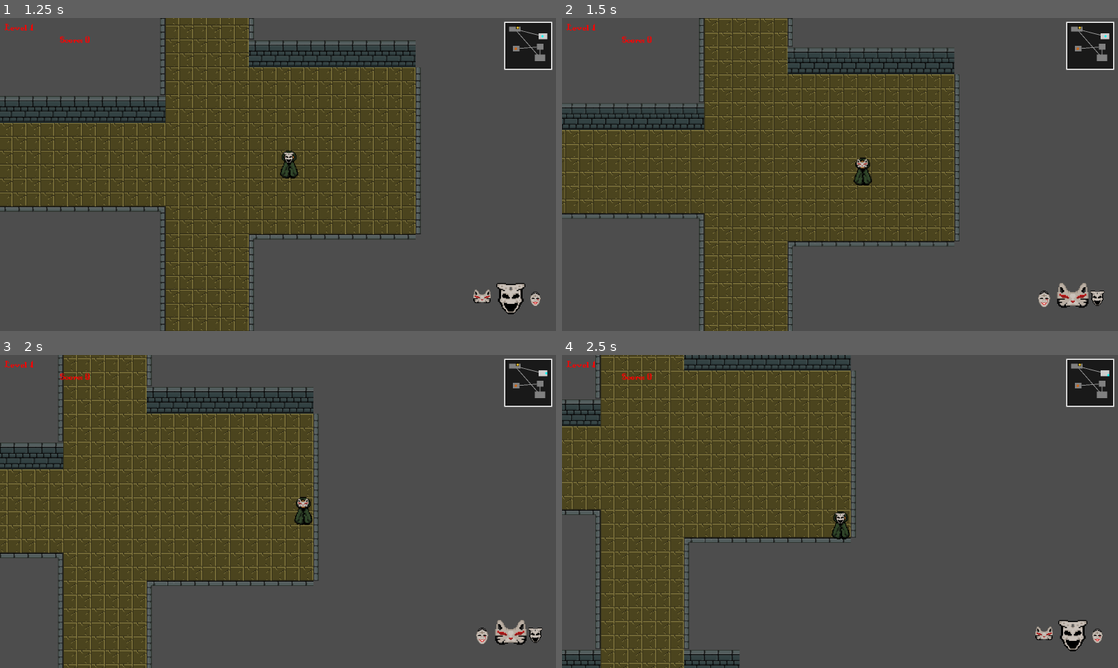
Above: before the commit, frames 1-4 (two rows, left to right).
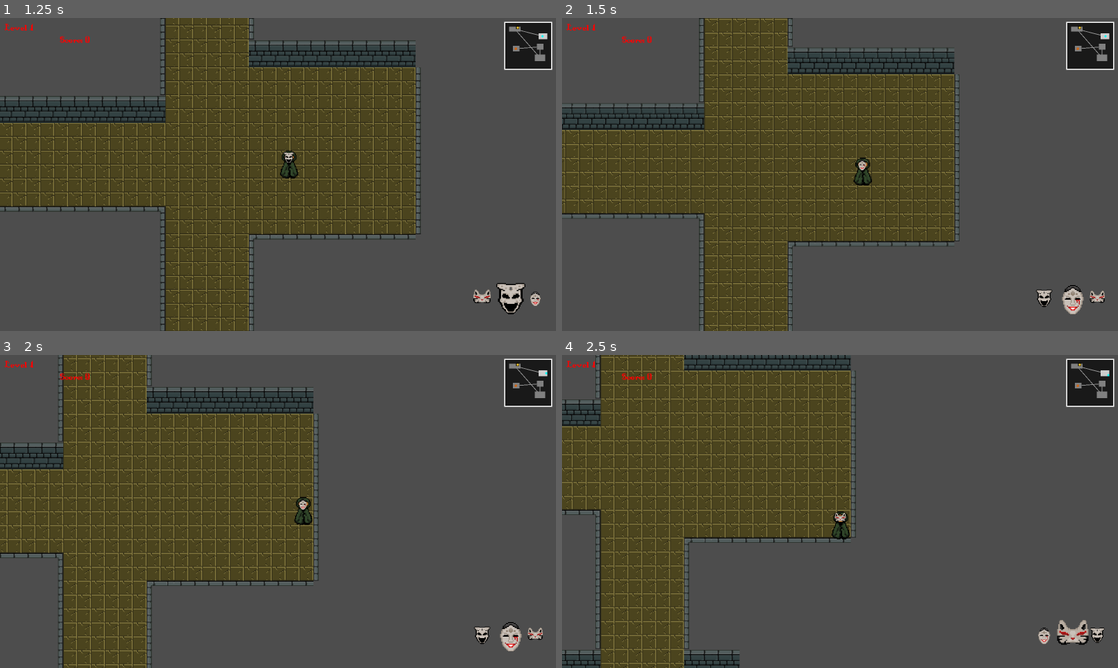
Above: after the commit, the same moments.

Repository: afilipovski/masked-descent
Game: Godot game, scene res://scenes/ui/main_menu.tscn
Same seed, same stepped clock (60 frames per second), same inputs: the game is played once before the commit and once after it.
Inputs:
- Up to frame 1 (1.25 s): click "PLAY" at 0.5 s
- Up to frame 2 (1.5 s): tap Enter (ui_accept) at 1.25 s; hold D (move_right) from 1.28 s (still down); tap Tab (cycle_mask) at 1.35 s
- Up to frame 3 (2 s): keep holding D (move_right); tap Enter (ui_accept) at 1.52 s
- Up to frame 4 (2.5 s): release D (move_right) at 2.03 s; hold S (move_down) from 2.03 s (still down); tap E (Interact) at 2.1 s; tap Enter (ui_accept) at 2.27 s; tap Tab (cycle_mask) at 2.3 s

Frame 1 is identical in both runs. In frame 2, 0.6% of the frame differs, in the area x 53-98%, y 45-95%; in frame 3, 0.6%; in frame 4, 0.6%, in the area x 49-98%, y 50-95%.

Commit message:
Feat: Bossfight final

Diff:
--- a/constants/masks.gd
+++ b/constants/masks.gd
@@ -3,7 +3,8 @@
 enum Type {
     MELEE,
     RANGED,
-    MOBILITY
+    MOBILITY,
+    BOSS
 }
 
 const MASK_DATA = {
@@ -21,6 +22,11 @@
         "name": "Mobility Mask",
         "can_attack": false,
         "attack_type": "stealth"
+    },
+    Type.BOSS: {
+        "name": "Boss Mask",
+        "can_attack": true,
+        "attack_type": "boss_laser"
     }
 }
 
--- a/scenes/boss.tscn
+++ b/scenes/boss.tscn
@@ -310,11 +310,12 @@
 [sub_resource type="CircleShape2D" id="CircleShape2D_jncid"]
 radius = 140.0
 
-[node name="Node2D" type="Node2D" unique_id=1861257543]
+[node name="Node2D2" type="Node2D" unique_id=1861257543]
 
 [node name="boss" type="CharacterBody2D" parent="." unique_id=39052010]
 collision_layer = 4
 collision_mask = 15
+safe_margin = 2.615
 script = ExtResource("1_2cdgk")
 
 [node name="CollisionShape2D" type="CollisionShape2D" parent="boss" unique_id=482710018]
--- a/scenes/boss_room.tscn
+++ b/scenes/boss_room.tscn
@@ -2003,7 +2003,7 @@
 layer_2/name = "Layer1"
 layer_2/y_sort_origin = 2
 layer_2/z_index = 2
-layer_2/tile_data = PackedInt32Array(-196614, 1048579, 9, -2 …(716 unchanged characters)… , 1835009, 1, -131058, 1835009, 0, 917510, 1835009, 0, 917509, 1769473, 0, 983045, 1769473, 1, 983046, 1835009, 1, 917515, 1703937, 26, 917516, 1769473, 26, 917 …(2538 unchanged characters)…
+layer_2/tile_data = PackedInt32Array(-196614, 1048579, 9, -2 …(716 unchanged characters)… , 1835009, 1, -131058, 1835009, 0, 917515, 1703937, 26, 917516, 1769473, 26, 917 …(2538 unchanged characters)…
 layer_3/name = "Layer3"
 layer_3/z_index = 4
 layer_3/tile_data = PackedInt32Array(131066, 1310721, 31, 196602, 1310721, 32, 262138, 1310721, 33, 131067, 1376257, 31 …(936 unchanged characters)…
--- a/scenes/bullet.tscn
+++ b/scenes/bullet.tscn
@@ -1,6 +1,6 @@
 [gd_scene format=3 uid="uid://beenxo0abgyb0"]
 
-[ext_resource type="Script" uid="uid://cfihb46a0f3vq" path="res://scenes/bullet.gd" id="1_y25gk"]
+[ext_resource type="Script" uid="uid://cfihb46a0f3vq" path="res://scripts/boss/bullet.gd" id="1_y25gk"]
 [ext_resource type="Texture2D" uid="uid://durkixdchrgla" path="res://assets/Mecha-stone Golem 0.1/weapon PNG/arm_projectile_glowing.png" id="2_l5glv"]
 
 [sub_resource type="AtlasTexture" id="AtlasTexture_y25gk"]
@@ -57,6 +57,8 @@
 size = Vector2(30, 10)
 
 [node name="bullet" type="Area2D" unique_id=223004450]
+z_index = 10
+scale = Vector2(2, 2)
 script = ExtResource("1_y25gk")
 
 [node name="AnimatedSprite2D" type="AnimatedSprite2D" parent="." unique_id=911642275]
--- a/scenes/main.tscn
+++ b/scenes/main.tscn
@@ -10,6 +10,7 @@
 [ext_resource type="Script" uid="uid://c32twut0orgx4" path="res://scripts/score_ui.gd" id="2_score_ui"]
 [ext_resource type="Script" uid="uid://cg3nobg4uifa" path="res://scripts/player.gd" id="3_j7wrs"]
 [ext_resource type="Script" uid="uid://dk4t7c5bkmj33" path="res://scripts/level_flow.gd" id="4_level_flow"]
+[ext_resource type="PackedScene" uid="uid://dsntk08imjg58" path="res://scenes/boss.tscn" id="5_boss_scene"]
 [ext_resource type="Texture2D" uid="uid://0rcyg17w1i88" path="res://assets/wall-n.png" id="4_wall_n"]
 [ext_resource type="Texture2D" uid="uid://bu510rq3khy0q" path="res://assets/main_character.png" id="5_04qyp"]
 [ext_resource type="Script" uid="uid://c7qk5anmpq1im" path="res://scripts/dungeon_generator.gd" id="5_o6xl0"]
@@ -119,6 +120,7 @@
 [node name="Root3" type="Node2D" unique_id=1359679254]
 script = ExtResource("4_level_flow")
 boss_room_scene = ExtResource("6_boss_room")
+boss_scene = ExtResource("5_boss_scene")
 
 [node name="UI" type="CanvasLayer" parent="." unique_id=139768032]
 
--- a/scripts/boss/boss.gd
+++ b/scripts/boss/boss.gd
@@ -2,6 +2,8 @@
 
 @onready var player: CharacterBody2D = get_tree().get_first_node_in_group("player")
 @onready var sprite: Sprite2D = $Sprite2D
+
+signal boss_defeated
 
 @export var damage: int = 3
 @export var hitbox_radius: float = 24.0
@@ -20,7 +22,7 @@
 		if value <= 0:
 			find_child("FiniteStateMachine").change_state("Death")
 		elif value <= 100 / 2 and DEF == 0:
-			DEF = 5
+			DEF = 2
 			find_child("FiniteStateMachine").change_state("ArmorBuff")
 
 func _ready():
@@ -115,4 +117,9 @@
 
 func die():
 	GameState.add_score(50)
+	var player_node = get_tree().get_first_node_in_group(Groups.PLAYER)
+	if player_node and player_node.has_method("unlock_mask"):
+		var texture = load("res://assets/boss_mask.png")
+		player_node.unlock_mask(Masks.Type.BOSS, texture)
+	boss_defeated.emit()
 	queue_free()
--- a/scripts/boss/follow.gd
+++ b/scripts/boss/follow.gd
@@ -22,11 +22,16 @@
 	var distance = character.direction.length()
 
 	print(distance)
-	if distance < 50:
+	if distance < 130:
 		get_parent().change_state("MeleeAttack")
-	elif distance >= 50 and distance <= 130:
-		get_parent().change_state("Dash")
-	elif distance > 130:
+	elif distance >= 130 and distance <= 180:
+		var chance = randi() % 2
+		match chance:
+			0:
+				get_parent().change_state("Dash")
+			1:
+				get_parent().change_state("Dash")
+	elif distance > 170:
 		var chance = randi() % 2
 		match chance:
 			0:
--- a/scripts/boss/melee_attack.gd
+++ b/scripts/boss/melee_attack.gd
@@ -1,7 +1,7 @@
 extends State
 
-const EXIT_DISTANCE := 50.0
-const ENTER_DISTANCE := 30.0
+const EXIT_DISTANCE := 120
+const ENTER_DISTANCE := 100
 
 func enter():
 	super.enter()
--- /dev/null
+++ b/scripts/boss_exit.gd
@@ -0,0 +1,29 @@
+extends Area2D
+
+@export var texture: Texture2D = preload("res://assets/door.png")
+@export var radius: float = 14.0
+
+func _ready() -> void:
+	monitoring = true
+	monitorable = true
+	collision_layer = 0
+	collision_mask = 1 << 3 # Player layer (8)
+
+	var sprite = Sprite2D.new()
+	sprite.texture = texture
+	add_child(sprite)
+
+	var shape = CollisionShape2D.new()
+	var circle = CircleShape2D.new()
+	circle.radius = radius
+	shape.shape = circle
+	add_child(shape)
+
+	body_entered.connect(_on_body_entered)
+
+func _on_body_entered(body: Node2D) -> void:
+	if not body.is_in_group(Groups.PLAYER):
+		return
+	if body.has_method("descend_to_next_level"):
+		body.descend_to_next_level()
+	queue_free()
--- /dev/null
+++ b/scripts/boss_laser_attack.gd
@@ -0,0 +1,95 @@
+extends Node2D
+
+signal finished
+
+@export var boss_scene: PackedScene
+@export var direction: Vector2 = Vector2.RIGHT
+@export var laser_length: float = 320.0
+@export var laser_width: float = 40.0
+@export var laser_damage: int = 8
+
+var _boss_root: Node2D
+var _boss_node: Node2D
+var _animation_player: AnimationPlayer
+var _pivot: Node2D
+
+func _ready() -> void:
+	if boss_scene == null:
+		queue_free()
+		return
+	_setup_boss_visual()
+	await _play_laser_sequence()
+	finished.emit()
+	queue_free()
+
+func _setup_boss_visual() -> void:
+	_boss_root = boss_scene.instantiate()
+	add_child(_boss_root)
+
+	_boss_node = _boss_root.get_node_or_null("boss")
+	if _boss_node:
+		_boss_node.set_script(null)
+		var body_sprite = _boss_node.get_node_or_null("Sprite2D")
+		if body_sprite:
+			body_sprite.visible = false
+		var collider = _boss_node.get_node_or_null("CollisionShape2D")
+		if collider:
+			collider.disabled = true
+		var fsm = _boss_node.get_node_or_null("FiniteStateMachine")
+		if fsm:
+			fsm.queue_free()
+		var detection = _boss_node.get_node_or_null("PlayerDetection")
+		if detection:
+			detection.queue_free()
+
+		_animation_player = _boss_node.get_node_or_null("AnimationPlayer")
+		_pivot = _boss_node.get_node_or_null("Pivot")
+
+	if _pivot:
+		var target = global_position + direction.normalized() * laser_length
+		_pivot.look_at(target)
+
+func _play_laser_sequence() -> void:
+	if _animation_player == null:
+		return
+
+	if _animation_player.has_animation("laser_cast"):
+		_animation_player.play("laser_cast")
+		await _animation_player.animation_finished
+
+	if _animation_player.has_animation("laser"):
+		_animation_player.play("laser")
+		_apply_laser_damage_over_time(_animation_player.get_animation("laser").length)
+		await _animation_player.animation_finished
+
+func _apply_laser_damage_over_time(duration: float) -> void:
+	var elapsed := 0.0
+	while elapsed < duration:
+		_apply_laser_damage_once()
+		await get_tree().create_timer(0.2).timeout
+		elapsed += 0.2
+
+func _apply_laser_damage_once() -> void:
+	var origin = global_position
+	var dir = direction.normalized()
+	var end_pos = origin + dir * laser_length
+	var enemies = get_tree().get_nodes_in_group(Groups.ENEMY)
+	for enemy in enemies:
+		if enemy == null or not enemy.is_inside_tree():
+			continue
+		var to_enemy = enemy.global_position - origin
+		if to_enemy.dot(dir) < 0:
+			continue
+		var dist = _distance_to_segment(enemy.global_position, origin, end_pos)
+		if dist <= laser_width * 0.5:
+			if enemy.has_method("take_damage"):
+				enemy.take_damage(laser_damage)
+
+func _distance_to_segment(p: Vector2, a: Vector2, b: Vector2) -> float:
+	var ab = b - a
+	var t = 0.0
+	if ab.length_squared() > 0.0:
+		t = (p - a).dot(ab) / ab.length_squared()
+		t = clamp(t, 0.0, 1.0)
+	var closest = a + ab * t
+	return p.distance_to(closest)
--- a/scripts/combat_manager.gd
+++ b/scripts/combat_manager.gd
@@ -6,9 +6,9 @@
 signal stealth_activated
 signal stealth_deactivated
 
-var current_mask := Masks.Type.RANGED
+var current_mask := Masks.Type.MELEE
 var mask_list: Array[Masks.Type] = [Masks.Type.MELEE, Masks.Type.RANGED, Masks.Type.MOBILITY]
-var current_mask_index: int = 1 # Start with ranged (current behavior)
+var current_mask_index: int = 0 # Start with melee (mask 1)
 
 var melee_combo_count: int = 0
 var melee_combo_timer: float = 0.0
@@ -23,118 +23,129 @@
 const STEALTH_COOLDOWN: float = 3.0
 
 func _ready() -> void:
-    set_process(true)
+	set_process(true)
 
 func _process(delta: float) -> void:
-    if melee_combo_timer > 0:
-        melee_combo_timer -= delta
-        if melee_combo_timer <= 0:
-            reset_melee_combo()
+	if melee_combo_timer > 0:
+		melee_combo_timer -= delta
+		if melee_combo_timer <= 0:
+			reset_melee_combo()
 
-    if stealth_timer > 0:
-        stealth_timer -= delta
-        if stealth_timer <= 0:
-            end_stealth()
+	if stealth_timer > 0:
+		stealth_timer -= delta
+		if stealth_timer <= 0:
+			end_stealth()
 
-    if stealth_cooldown_timer > 0:
-        stealth_cooldown_timer -= delta
+	if stealth_cooldown_timer > 0:
+		stealth_cooldown_timer -= delta
 
 func cycle_mask() -> void:
-    current_mask_index = (current_mask_index + 1) % mask_list.size()
-    current_mask = mask_list[current_mask_index]
-    reset_melee_combo()
-    mask_changed.emit(current_mask)
-    print("Switched to: ", Masks.get_mask_name(current_mask))
+	current_mask_index = (current_mask_index + 1) % mask_list.size()
+	current_mask = mask_list[current_mask_index]
+	reset_melee_combo()
+	mask_changed.emit(current_mask)
+	print("Switched to: ", Masks.get_mask_name(current_mask))
 
 func can_perform_attack() -> bool:
-    if is_stealthed:
-        return false
-    return Masks.can_attack(current_mask)
+	if is_stealthed:
+		return false
+	return Masks.can_attack(current_mask)
 
 func perform_attack(player: Node2D, direction: Vector2) -> void:
-    if not can_perform_attack():
-        return
+	if not can_perform_attack():
+		return
 
-    var attack_type = Masks.get_attack_type(current_mask)
+	var attack_type = Masks.get_attack_type(current_mask)
 
-    match attack_type:
-        "combo":
-            perform_melee_combo(player, direction)
-        "projectile":
-            perform_ranged_attack(player, direction)
+	match attack_type:
+		"combo":
+			perform_melee_combo(player, direction)
+		"projectile":
+			perform_ranged_attack(player, direction)
+		"boss_laser":
+			perform_boss_laser(player, direction)
 
-    attack_performed.emit(attack_type)
+	attack_performed.emit(attack_type)
 
 func perform_melee_combo(player: Node2D, direction: Vector2) -> void:
-    melee_combo_count += 1
-    if melee_combo_count > 3:
-        melee_combo_count = 1
+	melee_combo_count += 1
+	if melee_combo_count > 3:
+		melee_combo_count = 1
 
-    melee_combo_timer = MELEE_COMBO_WINDOW
-    print("Melee combo hit ", melee_combo_count, "/3")
+	melee_combo_timer = MELEE_COMBO_WINDOW
+	print("Melee combo hit ", melee_combo_count, "/3")
 
-    # This will be called by player to spawn the actual attack
-    # For now, just track the combo state
+	# This will be called by player to spawn the actual attack
+	# For now, just track the combo state
 
 func perform_ranged_attack(player: Node2D, direction: Vector2) -> void:
-    # Player will handle the actual projectile spawning
-    # This is just for tracking/validation
-    print("Ranged attack fired")
+	# Player will handle the actual projectile spawning
+	# This is just for tracking/validation
+	print("Ranged attack fired")
+
+func perform_boss_laser(player: Node2D, direction: Vector2) -> void:
+	# Player will handle the actual laser spawning
+	print("Boss laser fired")
 
 func try_activate_stealth() -> bool:
-    if current_mask != Masks.Type.MOBILITY:
-        return false
+	if current_mask != Masks.Type.MOBILITY:
+		return false
 
-    if is_stealthed:
-        return false
+	if is_stealthed:
+		return false
 
-    if stealth_cooldown_timer > 0:
-        return false
+	if stealth_cooldown_timer > 0:
+		return false
 
-    start_stealth()
-    return true
+	start_stealth()
+	return true
 
 func start_stealth() -> void:
-    is_stealthed = true
-    stealth_timer = STEALTH_DURATION
-    stealth_activated.emit()
+	is_stealthed = true
+	stealth_timer = STEALTH_DURATION
+	stealth_activated.emit()
 
 func end_stealth() -> void:
-    is_stealthed = false
-    stealth_timer = 0.0
-    stealth_cooldown_timer = STEALTH_COOLDOWN
-    stealth_deactivated.emit()
+	is_stealthed = false
+	stealth_timer = 0.0
+	stealth_cooldown_timer = STEALTH_COOLDOWN
+	stealth_deactivated.emit()
 
 func reset_melee_combo() -> void:
-    melee_combo_count = 0
-    melee_combo_timer = 0.0
+	melee_combo_count = 0
+	melee_combo_timer = 0.0
 
 func get_melee_damage() -> int:
-    match melee_combo_count:
-        1: return 3
-        2: return 4
-        3: return 6
-        _: return 3
+	match melee_combo_count:
+		1: return 3
+		2: return 4
+		3: return 6
+		_: return 3
 
 func get_melee_scale() -> float:
-    match melee_combo_count:
-        1: return 1.0
-        2: return 1.3
-        3: return 1.6
-        _: return 1.0
+	match melee_combo_count:
+		1: return 1.0
+		2: return 1.3
+		3: return 1.6
+		_: return 1.0
 
 func get_current_mask_name() -> String:
-    return Masks.get_mask_name(current_mask)
+	return Masks.get_mask_name(current_mask)
+
+func unlock_mask(mask_type: Masks.Type) -> void:
+	if mask_type in mask_list:
+		return
+	mask_list.append(mask_type)
 
 func get_speed_multiplier() -> float:
-    if is_stealthed:
-        return STEALTH_SPEED_MULTIPLIER
-    return 1.0
+	if is_stealthed:
+		return STEALTH_SPEED_MULTIPLIER
+	return 1.0
 
 func get_opacity() -> float:
-    if is_stealthed:
-        return STEALTH_OPACITY
-    return 1.0
+	if is_stealthed:
+		return STEALTH_OPACITY
+	return 1.0
 
 func is_player_stealthed() -> bool:
-    return is_stealthed
+	return is_stealthed
--- a/scripts/dungeon_generator.gd
+++ b/scripts/dungeon_generator.gd
@@ -53,7 +53,12 @@
 
 	if GameState.is_boss_level():
 		print("Boss level detected. Skipping dungeon generation.")
-		dungeon_generated.emit([], Vector2i.ZERO, [], Vector2i.ZERO)
+		dungeon_generated.emit(
+			[] as Array[Rect2i],
+			Vector2i.ZERO,
+			[] as Array[Vector2i],
+			Vector2i.ZERO
+		)
 		return
 
 	fill_with_walls()
@@ -297,7 +302,13 @@
 	var enemies = get_tree().get_nodes_in_group(Groups.ENEMY)
 	print("Clearing ", enemies.size(), " enemies")
 	for enemy in enemies:
+		if GameState.is_boss_level() and _is_boss_enemy(enemy):
+			continue
 		enemy.queue_free()
+
+func _is_boss_enemy(enemy: Node) -> bool:
+	var script = enemy.get_script()
+	return script != null and script.resource_path == "res://scripts/boss/boss.gd"
 
 func spawn_chest_and_emit_signal():
 	spawn_chest()
--- a/scripts/level_flow.gd
+++ b/scripts/level_flow.gd
@@ -1,11 +1,14 @@
 extends Node2D
 
 @export var boss_room_scene: PackedScene
+@export var boss_scene: PackedScene
 
 @onready var player: Node2D = $Player
 @onready var dungeon_tilemap: TileMap = $TileMap
 
 var boss_rooms: Array[Node2D] = []
+var boss_spawn_cache: Dictionary = {}
+var boss_defeated_handled: bool = false
 
 func _ready() -> void:
 	GameState.level_changed.connect(_on_level_changed)
@@ -17,7 +20,9 @@
 func _apply_level_state(level: int) -> void:
 	var is_boss_level = GameState.is_boss_level(level)
 	if is_boss_level:
+		boss_defeated_handled = false
 		_ensure_boss_room()
+		_ensure_boss_present()
 	else:
 		_remove_boss_rooms()
 	if dungeon_tilemap:
@@ -37,14 +42,84 @@
 		room.name = "BossRoom"
 		add_child(room)
 		boss_rooms.append(room)
+		_cache_boss_spawn(room)
 	else:
 		room.queue_free()
+
+func _ensure_boss_present() -> void:
+	if boss_rooms.is_empty():
+		return
+	var room = boss_rooms[0]
+	var boss = _find_boss(room)
+	if boss != null:
+		_cache_boss_spawn(room)
+		_bind_boss_signals(boss)
+		return
+	if boss_scene == null:
+		push_warning("Boss scene not assigned.")
+		return
+	var boss_instance = boss_scene.instantiate()
+	if boss_instance is Node2D:
+		room.add_child(boss_instance)
+		_bind_boss_signals(boss_instance)
+		_apply_boss_spawn(boss_instance)
+	else:
+		boss_instance.queue_free()
 
 func _remove_boss_rooms() -> void:
 	for room in boss_rooms:
 		if is_instance_valid(room):
 			room.queue_free()
 	boss_rooms.clear()
+
+func _cache_boss_spawn(room: Node2D) -> void:
+	var boss = _find_boss(room)
+	if boss == null:
+		return
+	boss_spawn_cache["global_position"] = boss.global_position
+	boss_spawn_cache["scale"] = boss.scale
+	boss_spawn_cache["z_index"] = boss.z_index
+	boss_spawn_cache["top_level"] = boss.top_level
+
+func _apply_boss_spawn(boss: Node2D) -> void:
+	if boss_spawn_cache.has("top_level"):
+		boss.top_level = boss_spawn_cache["top_level"]
+	if boss_spawn_cache.has("z_index"):
+		boss.z_index = boss_spawn_cache["z_index"]
+	if boss_spawn_cache.has("scale"):
+		boss.scale = boss_spawn_cache["scale"]
+	if boss_spawn_cache.has("global_position"):
+		boss.global_position = boss_spawn_cache["global_position"]
+
+func _find_boss(root: Node) -> Node2D:
+	for child in root.get_children():
+		if child is Node2D:
+			var script = child.get_script()
+			if script and script.resource_path == "res://scripts/boss/boss.gd":
+				return child
+		var found = _find_boss(child)
+		if found != null:
+			return found
+	return null
+
+func _bind_boss_signals(boss: Node2D) -> void:
+	if boss.has_signal("boss_defeated"):
+		if not boss.is_connected("boss_defeated", Callable(self, "_on_boss_defeated")):
+			boss.connect("boss_defeated", Callable(self, "_on_boss_defeated"))
+
+func _on_boss_defeated() -> void:
+	if player and player.has_method("unlock_mask"):
+		var texture = load("res://assets/boss_mask.png")
+		player.unlock_mask(Masks.Type.BOSS, texture)
+	if boss_defeated_handled:
+		return
+	boss_defeated_handled = true
+	_advance_after_boss_delay()
+
+func _advance_after_boss_delay() -> void:
+	await get_tree().create_timer(5.0).timeout
+	if player and player.has_method("descend_to_next_level"):
+		player.descend_to_next_level()
 
 func _move_player_to_boss_spawn() -> void:
 	if not player or boss_rooms.is_empty():
--- a/scripts/mask_inventory.gd
+++ b/scripts/mask_inventory.gd
@@ -6,6 +6,7 @@
 
 var mask_textures = []
 var current_mask_index = 0
+var available_mask_indices: Array[int] = []
 
 func _ready():
 	mask_textures = [
@@ -13,30 +14,54 @@
 		load("res://assets/mask_2.png"),
 		load("res://assets/mask_3.png")
 	]
+	while mask_textures.size() <= Masks.Type.BOSS:
+		mask_textures.append(null)
+	_rebuild_available_masks()
 
 	_update_carousel_display()
 
 
 func update_display(mask_type: Masks.Type):
-	if mask_textures.size() == 0:
+	if available_mask_indices.is_empty():
 		return
-
 	current_mask_index = mask_type as int
+	if current_mask_index not in available_mask_indices:
+		current_mask_index = available_mask_indices[0]
 	_update_carousel_display()
 
 func _update_carousel_display():
-	if mask_textures.size() == 0:
+	if available_mask_indices.is_empty():
 		return
 
 	# Calculate indices for previous and next masks (wrap around)
-	var previous_index = (current_mask_index - 1 + mask_textures.size()) % mask_textures.size()
-	var next_index = (current_mask_index + 1) % mask_textures.size()
+	var current_pos = available_mask_indices.find(current_mask_index)
+	if current_pos == -1:
+		current_pos = 0
+		current_mask_index = available_mask_indices[0]
+	var previous_pos = (current_pos - 1 + available_mask_indices.size()) % available_mask_indices.size()
+	var next_pos = (current_pos + 1) % available_mask_indices.size()
+	var previous_index = available_mask_indices[previous_pos]
+	var next_index = available_mask_indices[next_pos]
 
 	# Update textures
 	current_mask_slot.texture = mask_textures[current_mask_index]
 	previous_mask_slot.texture = mask_textures[previous_index]
 	next_mask_slot.texture = mask_textures[next_index]
 
+func add_mask_texture(mask_type: Masks.Type, texture: Texture2D) -> void:
+	var idx = mask_type as int
+	while mask_textures.size() <= idx:
+		mask_textures.append(null)
+	mask_textures[idx] = texture
+	_rebuild_available_masks()
+	_update_carousel_display()
+
+func _rebuild_available_masks() -> void:
+	available_mask_indices.clear()
+	for i in range(mask_textures.size()):
+		if mask_textures[i] != null:
+			available_mask_indices.append(i)
+
 
 func get_current_mask_index() -> int:
 	return current_mask_index
--- a/scripts/player.gd
+++ b/scripts/player.gd
@@ -5,13 +5,13 @@
 const SWOOSH_ATTACK = preload("uid://dlnsqouc8xk2q")
 const DEATH_EFFECT = preload("res://scenes/death_effect.tscn")
 
-
+const BOSS_LASER_COOLDOWN = 2
 const SPEED = 200.0
 const FIRE_COOLDOWN = 0.5 # Seconds between shots
 const STAIRS_SOURCE = 2
 const DOOR_SOURCE = 9
 
-@export var max_health: int = 100000
+@export var max_health: int = 100
 @export var wall_collision_damage: int = 2
 
 @onready var mask_sprite = $MaskSprite
@@ -52,12 +52,16 @@
 		load("res://assets/mask_2.png"),
 		load("res://assets/mask_3.png")
 	]
+	while mask_textures.size() <= Masks.Type.BOSS:
+		mask_textures.append(null)
 
 	# Set initial mask
-	if mask_textures.size() > 0:
-		mask_sprite.texture = mask_textures[0]
+	_on_combat_mask_changed(combat_manager.current_mask)
 	original_collision_layer = collision_layer
 	original_collision_mask = collision_mask
+
+func _grant_start_boss_mask() -> void:
+	unlock_mask(Masks.Type.BOSS, load("res://assets/boss_mask.png"))
 
 func reset_position() -> void:
 	var tilemap = get_parent().get_node_or_null("TileMap")
@@ -142,6 +146,9 @@
 			Masks.Type.MOBILITY:
 				if combat_manager.try_activate_stealth():
 					fire_timer = FIRE_COOLDOWN
+			Masks.Type.BOSS:
+				spawn_boss_laser(shoot_direction)
+				fire_timer = BOSS_LASER_COOLDOWN
 
 	# Check for interact input
 	if Input.is_action_just_pressed(Inputs.INTERACT):
@@ -267,6 +274,20 @@
 	swoosh.global_position = global_position + offset
 	swoosh.set_direction(direction)
 	swoosh.scale = Vector2(combo_scale, combo_scale)
+
+func spawn_boss_laser(direction: Vector2) -> void:
+	var attack = Node2D.new()
+	attack.set_script(load("res://scripts/boss_laser_attack.gd"))
+	attack.boss_scene = load("res://scenes/boss.tscn")
+	attack.global_position = global_position
+	attack.direction = direction.normalized()
+	get_parent().add_child(attack)
+	lock_movement()
+	if attack.has_signal("finished"):
+		attack.connect("finished", Callable(self, "_on_boss_laser_finished"))
+
+func _on_boss_laser_finished() -> void:
+	unlock_movement()
 
 func lock_movement():
 	movement_locked = true
@@ -300,6 +321,18 @@
 
 	print("Player mask changed to: ", Masks.get_mask_name(mask_type))
 
+func unlock_mask(mask_type: Masks.Type, texture: Texture2D) -> void:
+	combat_manager.unlock_mask(mask_type)
+	var idx = mask_type as int
+	while mask_textures.size() <= idx:
+		mask_textures.append(null)
+	mask_textures[idx] = texture
+	var mask_ui = get_parent().get_node_or_null("UI/MaskInventory")
+	if mask_ui and mask_ui.has_method("add_mask_texture"):
+		mask_ui.add_mask_texture(mask_type, texture)
+	_on_combat_mask_changed(combat_manager.current_mask)
+	print("Unlocked mask: ", Masks.get_mask_name(mask_type))
+
 func _on_stealth_activated():
 	enable_enemy_phasing()
 
--- a/scripts/spell_projectile.gd
+++ b/scripts/spell_projectile.gd
@@ -5,7 +5,7 @@
 var lifetime = 1.2
 var max_distance = 500.0
 var traveled_distance = 0.0
-var damage = 2
+var damage = 4
 
 func set_direction(new_direction: Vector2) -> void:
 	direction = new_direction.normalized()
Not shown: 1 places in scenes/ui/main_menu.tscn that only renumber resources
Not shown, added: scripts/boss_exit.gd.uid
Not shown, added: scripts/boss_laser_attack.gd.uid
Not shown, added: scripts/ui/main_menu.gd.uid
